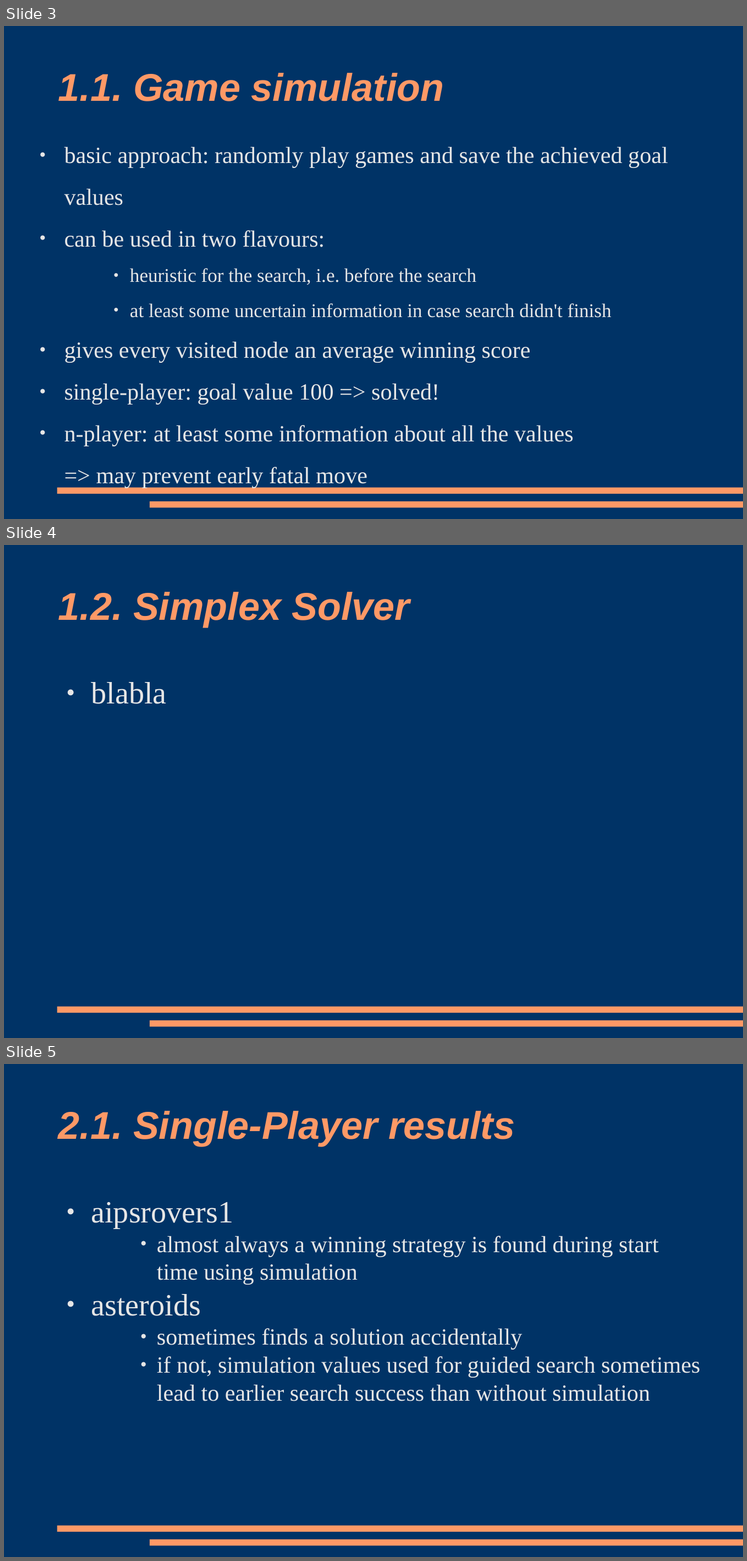
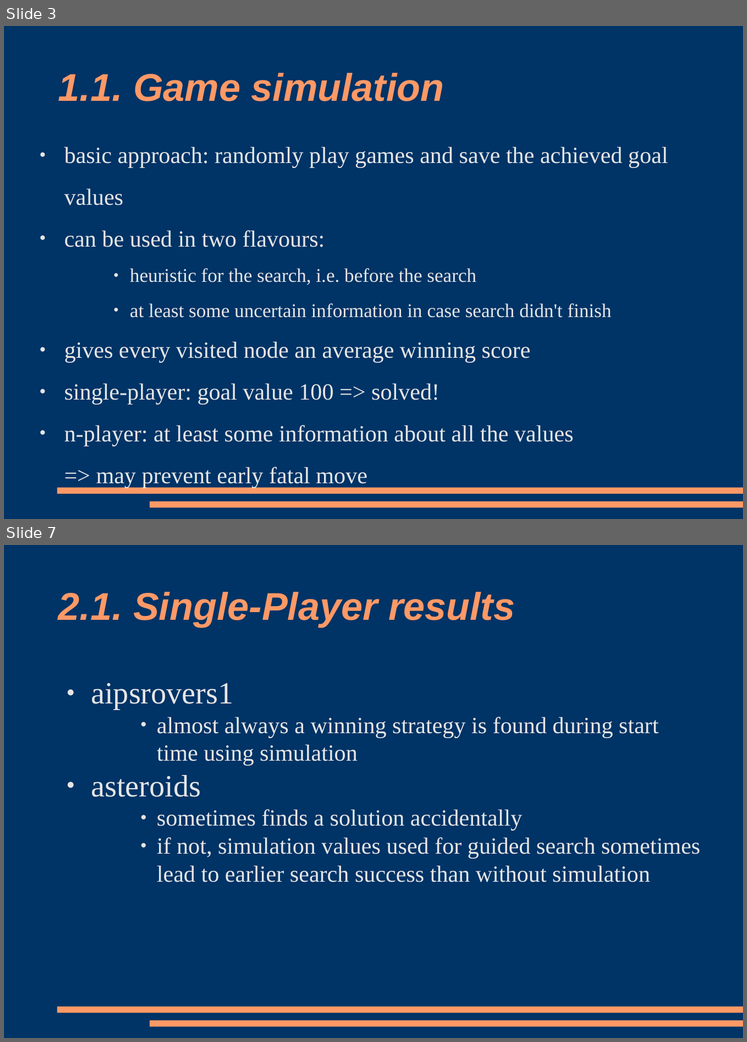
Before and after one commit to parthy/ggp, a slide deck: presentation.odp. Shown one above the other, each under a label of ours: slides 3, 4 and 5 before the commit, slides 3 and 7 after it; the slides between them are not shown. The pictures are 747x1561 and 747x1042 pixels, drawn with LibreOffice and Linux fonts; fonts in the diff are those of the drawing. Boxes give left, top, right and bottom in pixels: in the first picture for what was removed or moved away, otherwise in the second. Text is boxed around its words. In the diff, an @@ line names an element or a change of style, - is before the commit and + after.

Commit message:
presentation - simplex solver

```diff
--- a/presentation.odp
+++ b/presentation.odp
@@ slide 4 removed at <box>4,545,743,1038</box>, background #003366; not listed: 2 template elements that a slide beside it also shows @@
@@ title removed at <box>58,592,410,627</box> @@
-1.2. Simplex Solver
@@ text removed at <box>91,682,166,704</box> @@
-● blabla
@@ what was slide 5 is now slide 7 @@
```
Also in this commit, not shown: 4 slides added.
